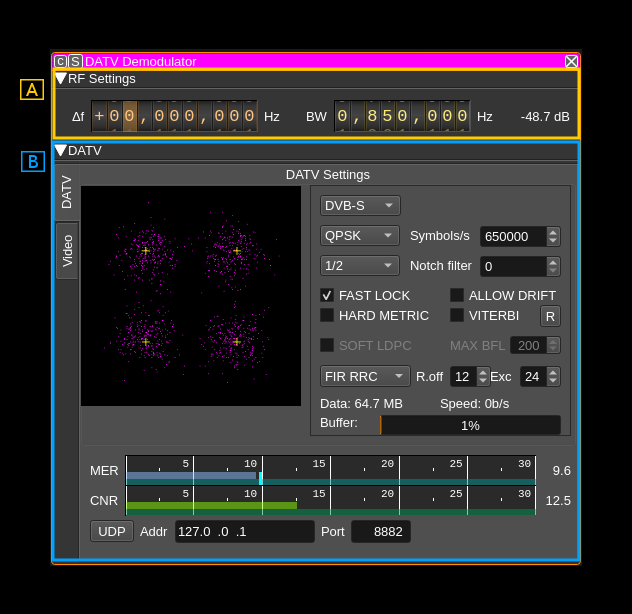
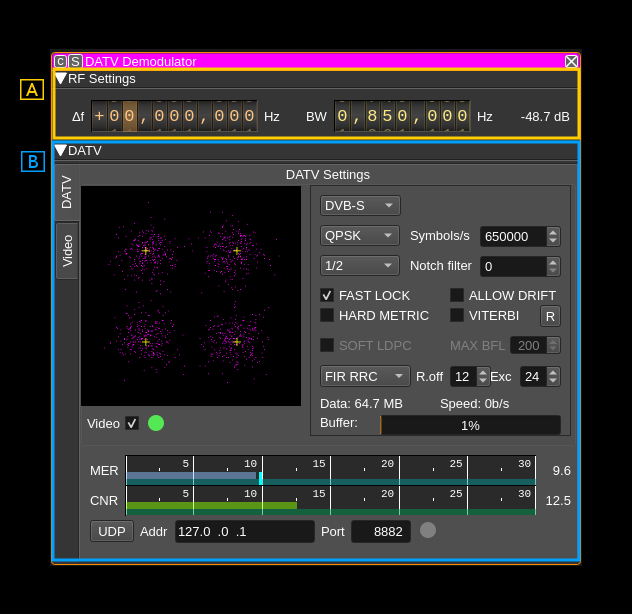
Revision of a layered 632 × 614 image; what changed, layer by layer:
added layer "Patch_02" above "Patch_01" over [87, 415, 164, 431]
added layer "Patch_01" above "Pasted Layer" over [420, 522, 436, 538]
